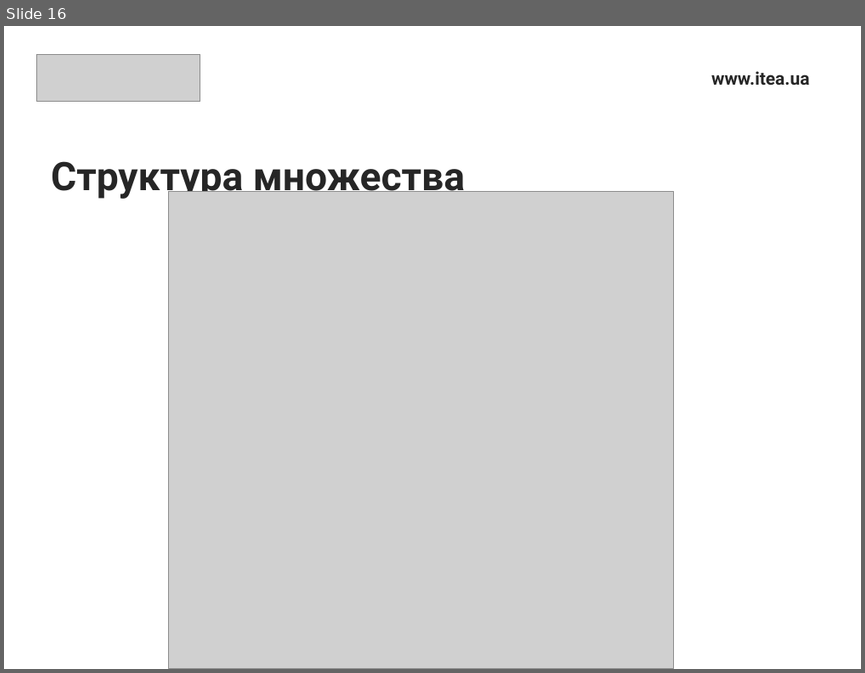
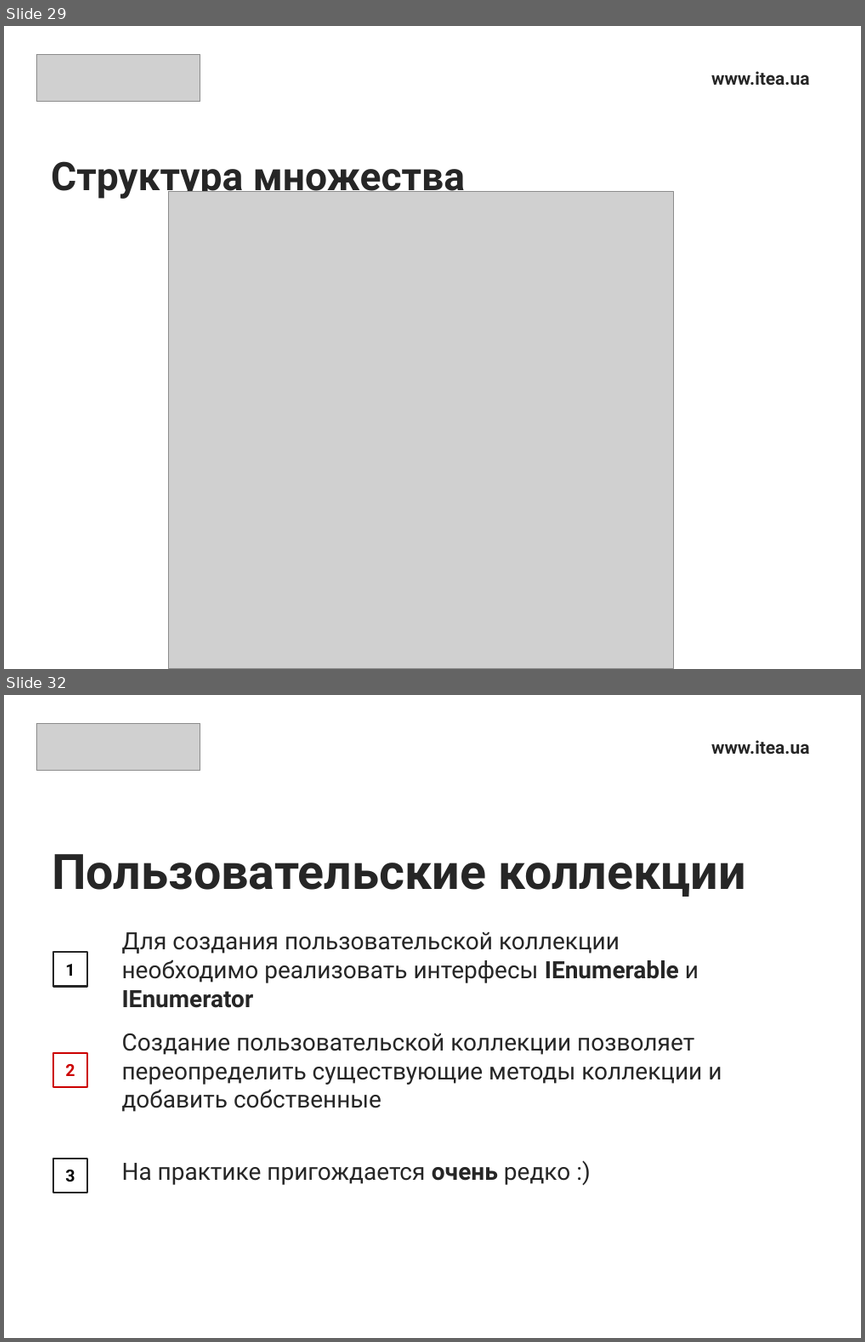
Before and after one commit to Ryabik/CSharpProfessional, a slide deck: 1.Collections/CollectionsPresentation.pptx. Shown one above the other, each under a label of ours: slide 16 before the commit, slides 29 and 32 after it; the slides between them are not shown. The pictures are 865x673 and 865x1342 pixels, drawn with LibreOffice and Linux fonts; fonts in the diff are those of the drawing; grey boxes stand for pictures. Boxes give left, top, right and bottom in pixels: in the first picture for what was removed or moved away, otherwise in the second. Text is boxed around its words. In the diff, an @@ line names an element or a change of style, - is before the commit and + after.

```diff
--- a/1.Collections/CollectionsPresentation.pptx
+++ b/1.Collections/CollectionsPresentation.pptx
@@ slide 32 added at box(4, 695, 861, 1338), background #FFFFFF @@
@@ picture added at box(37, 723, 200, 771) @@
@@ text added at box(711, 740, 809, 754), 15 pt, text #262626, bold @@
+www.itea.ua
@@ title added at box(52, 854, 745, 896), 41 pt, text #262626, bold @@
+Пользовательские коллекции
@@ text added at box(122, 932, 698, 1008), 20 pt, text #262626 @@
+Для создания пользовательской коллекции необходимо реализовать интерфесы IEnumerable и IEnumerator
@@ rectangle added at box(52, 952, 87, 987), outline #262626 1.5 pt, 14 pt, text #000000, bold @@
+1
@@ text added at box(122, 1033, 721, 1111), 20 pt, text #262626 @@
+Создание пользовательской коллекции позволяет переопределить существующие методы коллекции и добавить собственные
@@ rectangle added at box(52, 1053, 87, 1088), outline #CC0000 1.5 pt, 14 pt, text #CC0000, bold @@
+2
@@ rectangle added at box(52, 1157, 87, 1192), outline #262626 1.5 pt, 14 pt, text #000000, bold @@
+3
@@ text added at box(122, 1163, 570, 1185), 20 pt, text #262626 @@
+На практике пригождается очень редко :)
@@ what was slide 16 is now slide 29 @@
```
Also in this commit, not shown: 6 slides changed, 8 other slides added, 1 slide removed.
